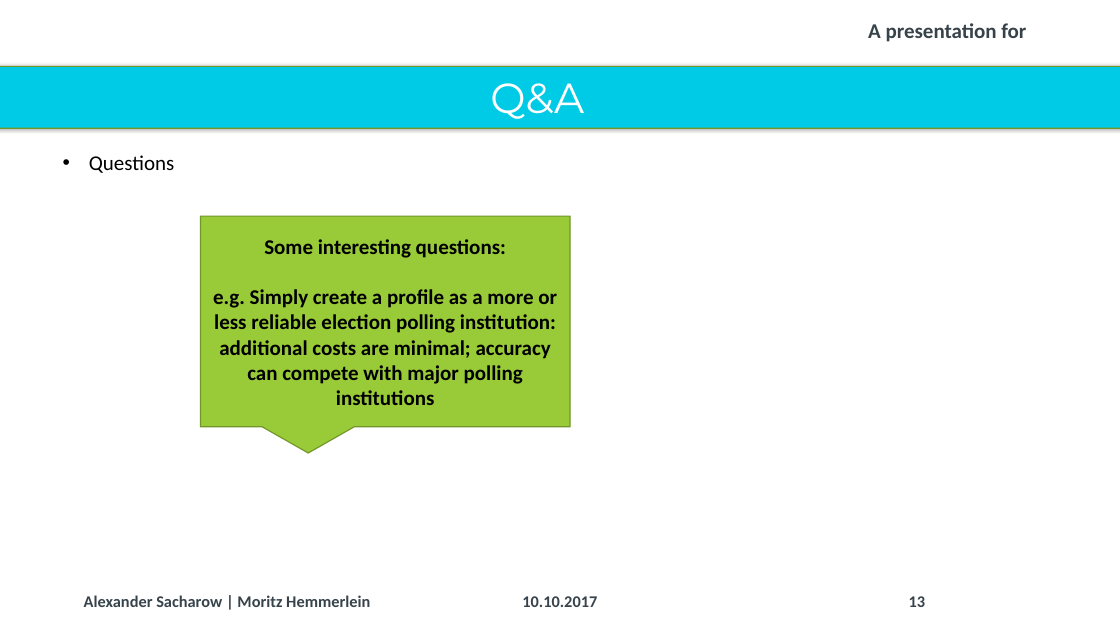
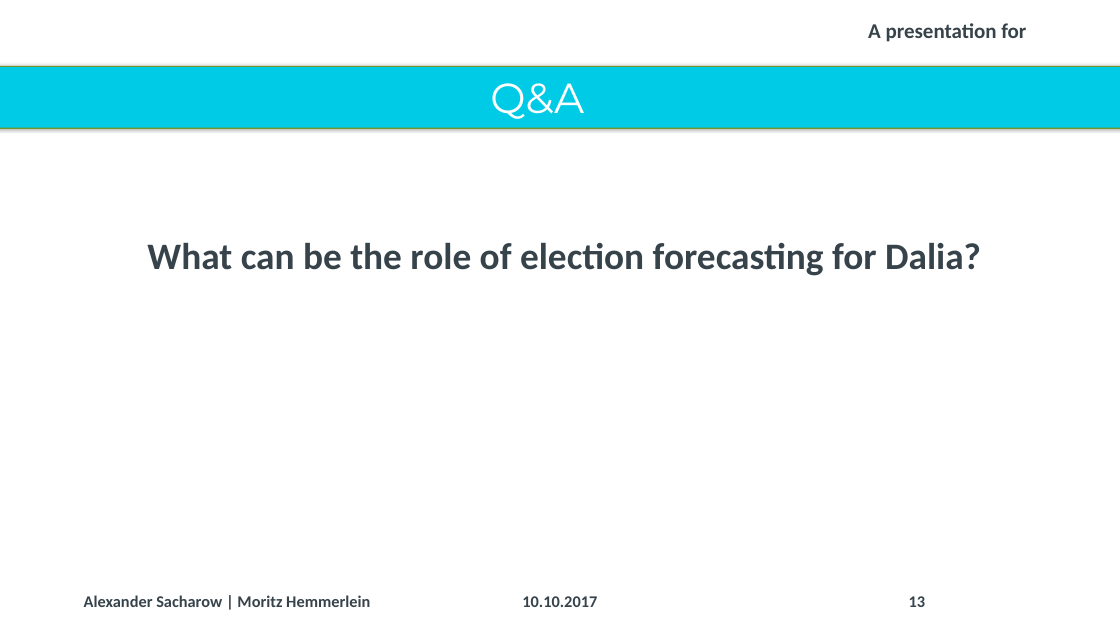
Before and after one commit to Corrod3/ElectionForecasting, a slide deck: slide 13 of Dalia Presentation/20171006_Dalia_Lunchtime Talk_Election Forecasting_v2.pptx. Drawn at 1120x630 pixels with LibreOffice and Linux fonts; fonts in the diff are those of the drawing; background and template pictures are left out. Boxes give left, top, right and bottom in pixels: in the first picture for what was removed or moved away, otherwise in the second. Text is boxed around its words. In the diff, an @@ line names an element or a change of style, - is before the commit and + after.

Commit message:
slides

```diff
--- a/Dalia Presentation/20171006_Dalia_Lunchtime Talk_Election Forecasting_v2.pptx
+++ b/Dalia Presentation/20171006_Dalia_Lunchtime Talk_Election Forecasting_v2.pptx
@@ text removed at box(89, 155, 175, 173) @@
-• Questions
@@ speech box removed at box(201, 216, 571, 427) @@
-Some interesting questions:
-e.g. Simply create a profile as a more or less reliable election polling institution: additional costs are minimal; accuracy can compete with major polling institutions
@@ text added at box(147, 242, 981, 276), 32 pt, text #37434B, bold @@
+What can be the role of election forecasting for Dalia?
```
Also in this commit, not shown: 3 other slides changed, 2 slides added, 3 slides removed, 3 other files.
